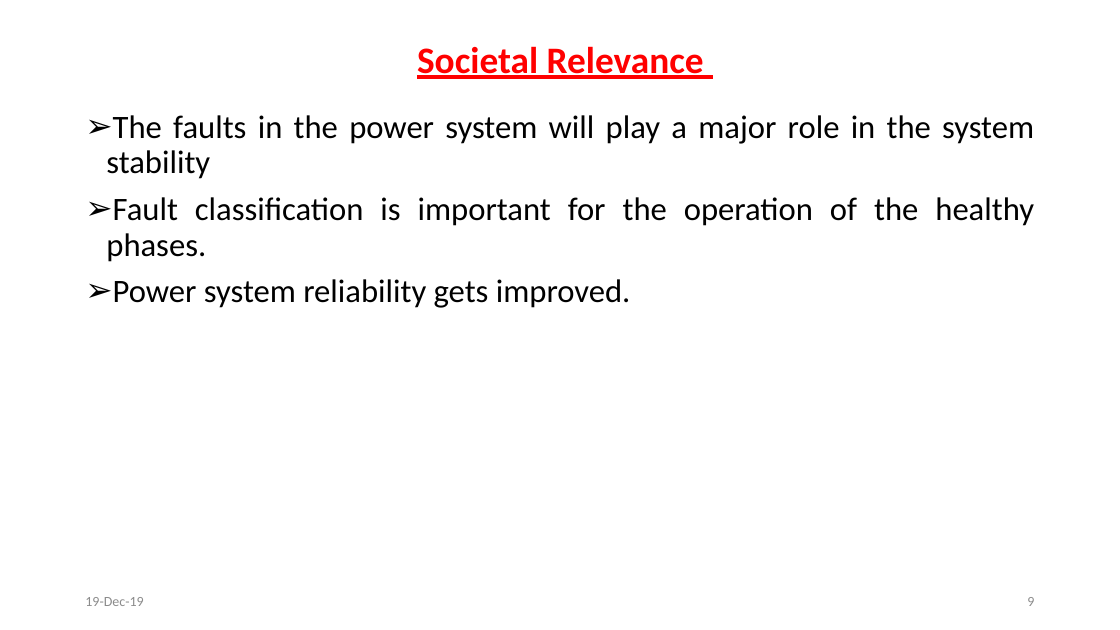
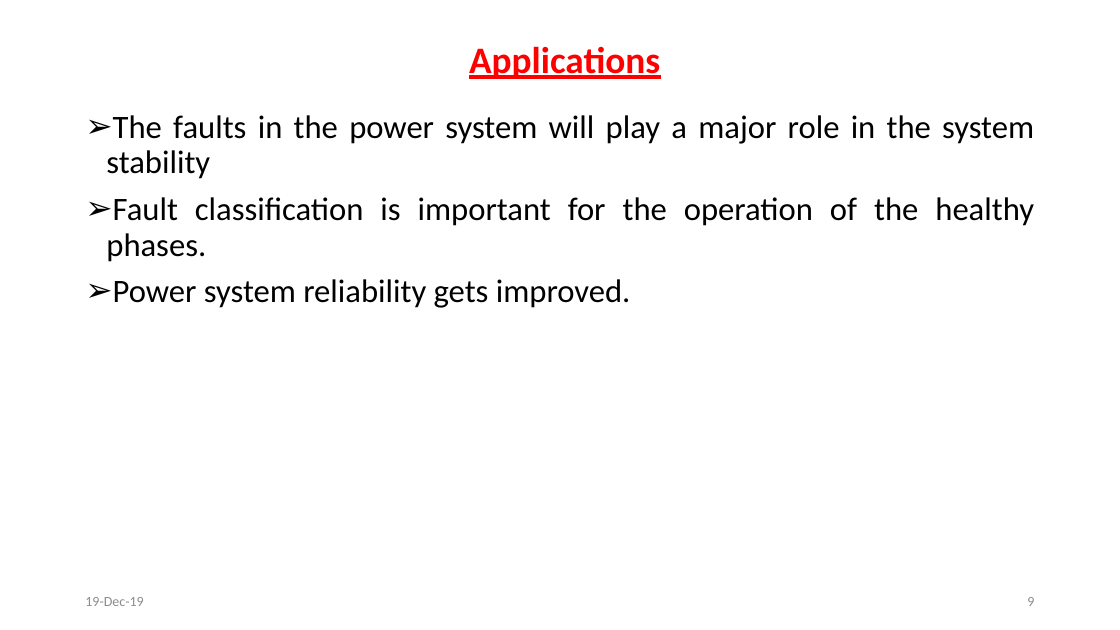
Before and after one commit to svec-final-year-project-eee/Project, a slide deck: slide 9 of First Review/First Oral Presentation.pptx. Drawn at 1120x630 pixels with LibreOffice and Linux fonts; fonts in the diff are those of the drawing. Boxes give left, top, right and bottom in pixels: in the first picture for what was removed or moved away, otherwise in the second. Text is boxed around its words. In the diff, an @@ line names an element or a change of style, - is before the commit and + after.

```diff
--- a/First Review/First Oral Presentation.pptx
+++ b/First Review/First Oral Presentation.pptx
@@ text at [469, 46, 660, 79]: text changed @@
-Societal Relevance
+Applications
```
Also in this commit, not shown: 1 other slide changed, 1 slide added, 1 slide removed.
